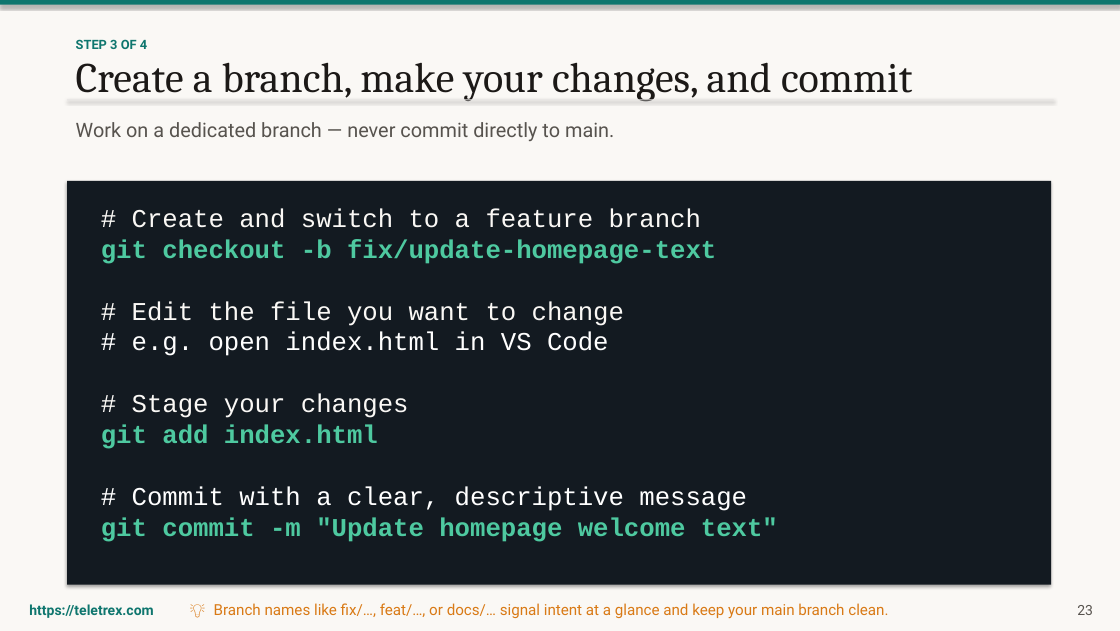
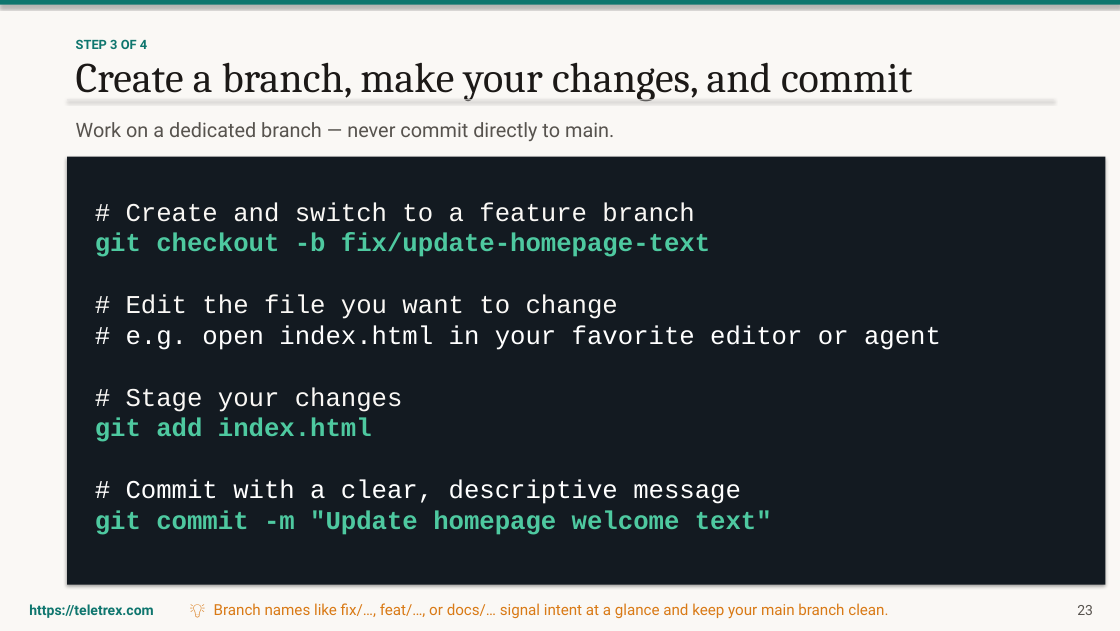
Before and after one commit to louisroehrs/github-pages-training, a slide deck: slide 31 of slides/GitHub-Pages-Training.pptx (slide 24 before the commit). Drawn at 1120x631 pixels with LibreOffice and Linux fonts; fonts in the diff are those of the drawing. Boxes give left, top, right and bottom in pixels: in the first picture for what was removed or moved away, otherwise in the second. Text is boxed around its words. In the diff, an @@ line names an element or a change of style, - is before the commit and + after.

```diff
--- a/slides/GitHub-Pages-Training.pptx
+++ b/slides/GitHub-Pages-Training.pptx
@@ rectangle: place and size @@
-rectangle at <box>67,181,1051,584</box>
+rectangle at <box>67,156,1106,584</box>
@@ text at <box>126,325,941,350</box>: text changed @@
-# e.g. open index.html in VS Code
+# e.g. open index.html in your favorite editor or agent
```
Also in this commit, not shown: 16 other slides changed, 13 slides added, 2 other files.
